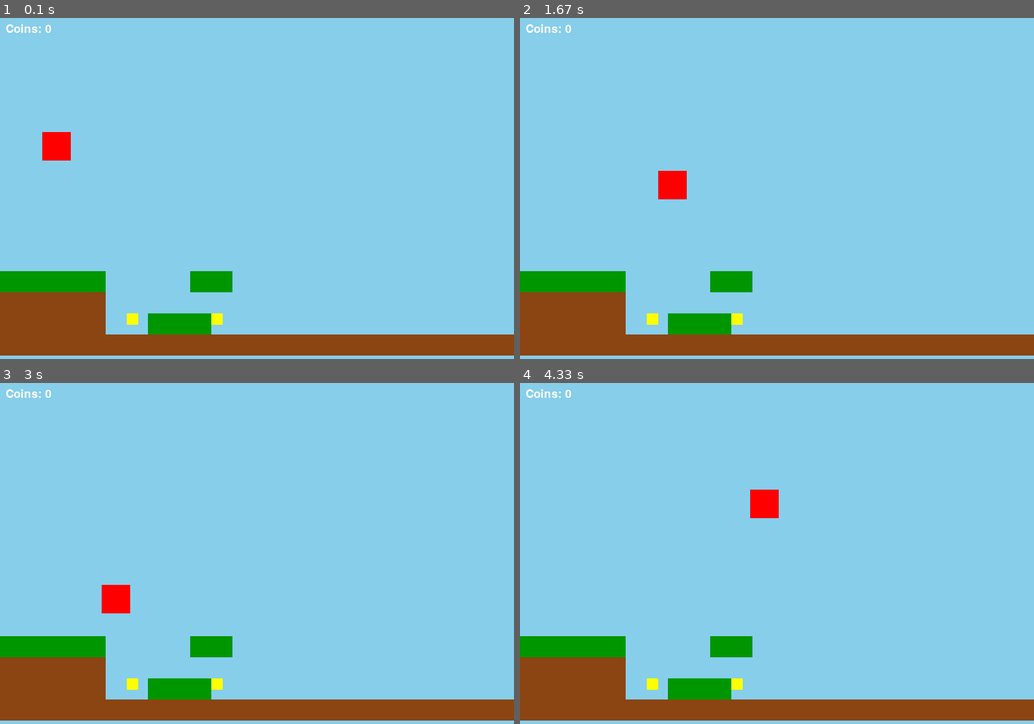
Above: before the commit, frames 1-4 (two rows, left to right).
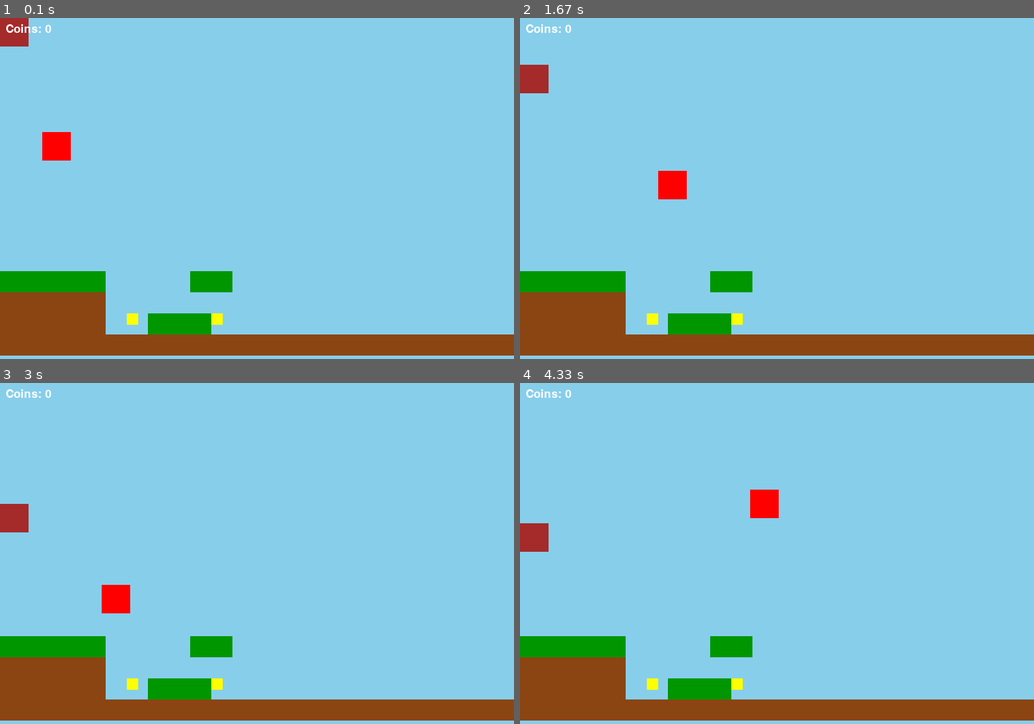
Above: after the commit, the same moments.

Repository: Graciano-B-L-Junior/Gamedevportfolio_pygame
Game: pygame game, started from 2 - Platform game/game.py
Two runs of this game, one before a commit and one after it. Both use one fixed random seed, a clock stepped at 60 frames per second and the inputs below.
Inputs:
- Up to frame 1 (0.1 s): no input
- Up to frame 2 (1.67 s): hold Right 0.33-0.8 s; hold Up 0.83-1.13 s; tap Space at 0.9, 1.23, 1.53 s; hold Right 1.17-1.63 s
- Up to frame 3 (3 s): hold Left 1.67-2.2 s; tap Space at 1.73, 2.03, 2.3, 2.6, 2.73 s; hold Left 2.23-2.63 s; hold Up from 2.67 s (still down)
- Up to frame 4 (4.33 s): release Up at 3.03 s; hold Right 3.07-3.7 s; tap Space at 3.13, 3.43, 3.8, 4.1, 4.3 s; hold Left 3.73-4.2 s; hold Right from 4.23 s (still down)

The runs differ from the first frame. In frame 1, 0.4% of the frame differs, in the area x 0-6%, y 0-9%; in frame 2, 0.5%, in the area x 0-6%, y 13-23%; in frame 3, 0.5%; in frame 4, 0.5%.

Commit message:
Add enemy class; implement enemy behavior with physics integration and update drawing and collision handling.

Diff:
--- /dev/null
+++ b/2 - Platform game/Physics/physics.py
@@ -0,0 +1,62 @@
+
+class PhysicsEngine:
+    def __init__(self):
+        self.x=0
+        self.y=0
+        self.vx=0
+        self.vy=0
+        self.gravity = 100
+        self.other_rects = []
+
+    def update(self,delta_time):
+        self.vy += self.gravity * delta_time
+        self.x += self.vx * delta_time
+        self.y += self.vy * delta_time
+
+        for rect in self.other_rects:
+            self.collision(rect)
+
+
+    def collision(self, other):
+        if self.vx > 0:
+            if self.rect.right > other.rect.left and self.rect.left < other.rect.right:
+                self.rect.right = other.rect.left
+                self.vx = 0
+        elif self.vx < 0:
+            if self.rect.left < other.rect.right and self.rect.right > other.rect.left:
+                self.rect.left = other.rect.right
+                self.vx = 0
+
+        if self.vy > 0:
+            if self.rect.bottom > other.rect.top and self.rect.top < other.rect.bottom:
+                self.rect.bottom = other.rect.top
+                self.vy = 0
+        elif self.vy < 0:
+            if self.rect.top < other.rect.bottom and self.rect.bottom > other.rect.top:
+                self.rect.top = other.rect.bottom
+                self.vy = 0
+
+
+    def update_vx(self, vx):
+        self.vx = vx
+
+    def update_vy(self, vy):
+        self.vy = vy
+
+    def get_x(self):
+        return self.x
+
+    def get_y(self):
+        return self.y
+
+    def get_vx(self):
+        return self.vx
+
+    def get_vy(self):
+        return self.vy
+
+    def get_gravity(self):
+        return self.gravity
+
+    def set_gravity(self, gravity):
+        self.gravity = gravity
--- /dev/null
+++ b/2 - Platform game/enemy.py
@@ -0,0 +1,26 @@
+import pygame
+from Physics.physics import PhysicsEngine
+
+class Enemy(PhysicsEngine):
+    def __init__(self,x,y,width,height):
+        super().__init__()
+
+        self.pos_x = x
+        self.pos_y = y
+        self.width = width
+        self.height = height
+        self.color_brown = (165, 42, 42)
+        self.rect = pygame.Rect(self.pos_x,self.pos_y,self.width,self.height)
+        self.other_rects = []
+
+
+    def draw(self,win,other_rects=None):
+        pygame.draw.rect(win,self.color_brown,self.rect)
+
+    def update(self,delta_time):
+        super().update(delta_time)
+        self.rect.x = self.get_x()
+        self.rect.y = self.get_y()
+
+    def set_other_rects(self,other_rects):
+        self.other_rects = other_rects
--- a/2 - Platform game/game.py
+++ b/2 - Platform game/game.py
@@ -2,6 +2,8 @@
 from player import Player
 from coin import Coin
 from ui import UI
+from enemy import Enemy
+
 
 
 class Game:
@@ -19,7 +21,7 @@
         self.screen = pygame.display.set_mode((self.screen_width, self.screen_height))
         pygame.display.set_caption("2D Platformer")
         self.ui = UI(game=self)
-
+        self.enemy = Enemy(50,50,50,50)
         self.clock = pygame.time.Clock()
         self.running = True
         self.platforms = [
@@ -62,6 +64,8 @@
 
         self.MAP_HEIGHT_PIXELS = len(self.TILEMAP) * self.TILE_SIZE
         self.MAP_WIDTH_PIXELS = len(self.TILEMAP[0]) * self.TILE_SIZE
+
+        self.enemy.set_other_rects([*self.platforms,self.player])
 
     def load_map(self):
         self.platforms = []
@@ -110,6 +114,9 @@
             if coin.collected:
                 self.coins.remove(coin)
 
+        self.enemy.update(delta_time)
+
+
 
 
     def draw(self):
@@ -129,6 +136,7 @@
             coin.draw(self.screen, self.cam_offset_x)
 
         self.player.draw(self.screen)
+        self.enemy.draw(self.screen)
         self.ui.draw(self.screen)
 
         pygame.display.flip()
Empty file added: 2 - Platform game/Physics/__init__.py
